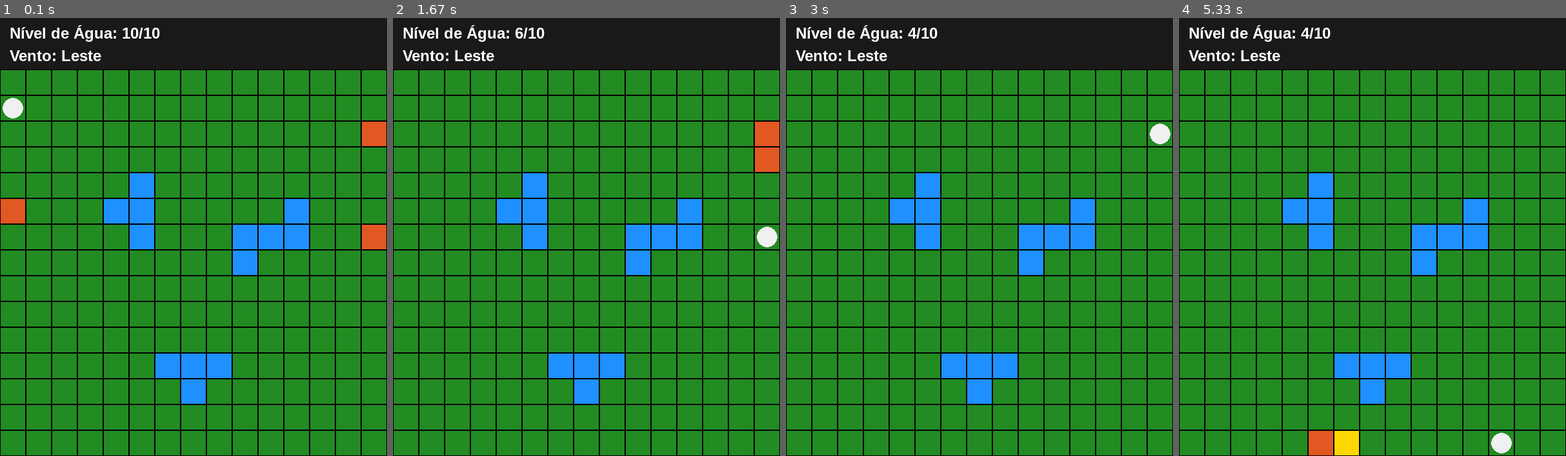
Above: before the commit, frames 1-4 (left to right).
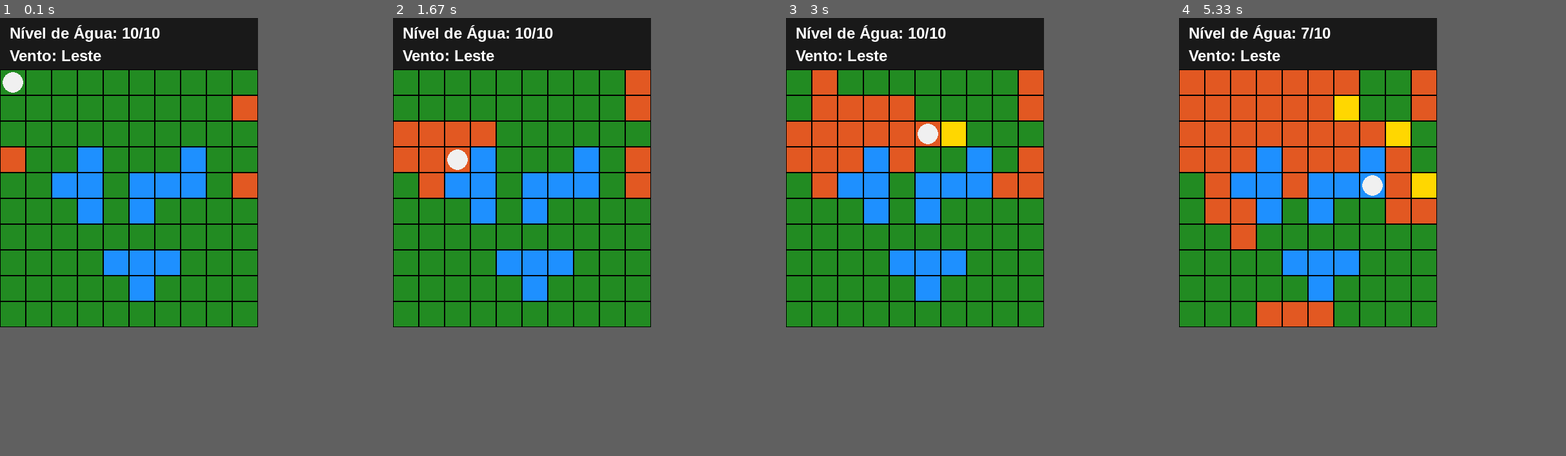
Above: after the commit, the same moments.

Repository: joaofamello/operacao-drone-ia
Game: pygame game, started from main_pygame.py
Two runs of this game, one before a commit and one after it. Both use one fixed random seed, a clock stepped at 60 frames per second and the inputs below.
Inputs:
- Up to frame 1 (0.1 s): no input
- Up to frame 2 (1.67 s): no input
- Up to frame 3 (3 s): no input
- Up to frame 4 (5.33 s): no input
In our replay, the window is 600x680 before the commit and 400x480 after it. These sizes can differ from the game's own. Grey fills any space a smaller window leaves; there, only what the larger window draws over its background counts as a difference.

The runs differ from the first frame. In frame 1, 19% of the frame differs, in the area x 0-100%, y 0-100%; in frame 2, 22%; in frame 3, 25%; in frame 4, 33%.

Commit message:
refactor: resolvendo o problema de reward hacking

Diff:
--- a/agent_qlearning.py
+++ b/agent_qlearning.py
@@ -1,22 +1,19 @@
 import random
+
 
 class AgenteQLearning:
     def __init__(self, alpha=0.1, gamma=0.9, epsilon=1.0, epsilon_min=0.01, epsilon_decay=0.995):
-        # a tabela Q, onde o conhecimento fica armazenado
         self.q_table = {}
-
-        # hiperparâmetros do aprendizado
-        self.alpha = alpha  # Taxa de aprendizado
-        self.gamma = gamma  # Fator de desconto (foco no futuro)
-        self.epsilon = epsilon  # Taxa de exploração inicial (1.0 = 100% aleatório)
-        self.epsilon_min = epsilon_min  # Mínimo de aleatoriedade
-        self.epsilon_decay = epsilon_decay  # Velocidade que ele deixa de ser aleatório
-
+        self.alpha = alpha
+        self.gamma = gamma
+        self.epsilon = epsilon
+        self.epsilon_min = epsilon_min
+        self.epsilon_decay = epsilon_decay
         self.acoes = ['w', 's', 'a', 'd', 'e', 'r']
 
-        # memória de curto prazo para a Equação de Bellman
         self.estado_anterior = None
         self.acao_anterior = None
+        self.distancia_anterior = float('inf')
 
     def calcular_distancia(self, pos1, pos2):
         return abs(pos1[0] - pos2[0]) + abs(pos1[1] - pos2[1])
@@ -31,91 +28,85 @@
                     if dist < menor_dist:
                         menor_dist = dist
                         alvo = [i, j]
-        return alvo
+        return alvo, menor_dist
 
-    def obter_direcao(self, drone_pos, alvo_pos):
-        if alvo_pos is None: return "Nenhum"
-        if drone_pos == alvo_pos: return "No_Alvo"
-
-        dl = alvo_pos[0] - drone_pos[0]
-        dc = alvo_pos[1] - drone_pos[1]
-
-        if abs(dl) > abs(dc):
-            return "Sul" if dl > 0 else "Norte"
-        else:
-            return "Leste" if dc > 0 else "Oeste"
+    def obter_vetor(self, drone_pos, alvo_pos):
+        """Retorna a direção como um vetor simples (-1, 0 ou 1) nos eixos Y e X."""
+        if alvo_pos is None: return (0, 0)
+        dy = 0 if alvo_pos[0] == drone_pos[0] else (1 if alvo_pos[0] > drone_pos[0] else -1)
+        dx = 0 if alvo_pos[1] == drone_pos[1] else (1 if alvo_pos[1] > drone_pos[1] else -1)
+        return (dy, dx)
 
     def observar_estado(self, env):
+        # O estado agora é focado: Ele só olha para o alvo que importa (Fogo ou Água)
         tanque = "Com_Agua" if env.agua_atual > 0 else "Vazio"
 
-        fogo_pos = self.encontrar_alvo(env.grid, env.drone_pos, env.tamanho, [2, 4])
-        dir_fogo = self.obter_direcao(env.drone_pos, fogo_pos)
+        if tanque == "Com_Agua":
+            alvo_pos, dist = self.encontrar_alvo(env.grid, env.drone_pos, env.tamanho, [2, 4])
+        else:
+            alvo_pos, dist = self.encontrar_alvo(env.grid, env.drone_pos, env.tamanho, [3])
 
-        agua_pos = self.encontrar_alvo(env.grid, env.drone_pos, env.tamanho, [3])
-        dir_agua = self.obter_direcao(env.drone_pos, agua_pos)
+        dy, dx = self.obter_vetor(env.drone_pos, alvo_pos)
 
-        return (tanque, dir_fogo, dir_agua)
+        # O estado agora tem apenas 18 combinações (Ex: "Com_Agua", 1, -1)
+        return (tanque, dy, dx), dist
 
     def inicializar_estado(self, estado):
         if estado not in self.q_table:
             self.q_table[estado] = {a: 0.0 for a in self.acoes}
 
-    def calcular_recompensa(self, estado, acao):
-        tanque, dir_fogo, dir_agua = estado
-
-        # recompensas e punições finais
-        if acao == 'e':
-            return 100 if tanque == "Com_Agua" and dir_fogo == "No_Alvo" else -10
-        if acao == 'r':
-            return 100 if tanque == "Vazio" and dir_agua == "No_Alvo" else -10
-
-        # recompensas de movimentação
-        if tanque == "Com_Agua":
-            if acao == 'w' and dir_fogo == "Norte": return 5
-            if acao == 's' and dir_fogo == "Sul": return 5
-            if acao == 'a' and dir_fogo == "Oeste": return 5
-            if acao == 'd' and dir_fogo == "Leste": return 5
-        else:
-            if acao == 'w' and dir_agua == "Norte": return 5
-            if acao == 's' and dir_agua == "Sul": return 5
-            if acao == 'a' and dir_agua == "Oeste": return 5
-            if acao == 'd' and dir_agua == "Leste": return 5
-
-        # punição padrão por dar um passo errado ou inútil
-        return -1
-
     def agir(self, env):
-        estado_atual = self.observar_estado(env)
+        estado_atual, dist_atual = self.observar_estado(env)
         self.inicializar_estado(estado_atual)
 
-        # condição de descanso (Se o mapa estiver limpo)
-        if estado_atual[1] == "Nenhum" and estado_atual[0] == "Com_Agua":
+        if self.estado_anterior is not None:
+            tanque_antigo, dy_antigo, dx_antigo = self.estado_anterior
+            recompensa = 0
+
+            # 1. Avalia se a interação foi um sucesso total (Vitória)
+            if self.acao_anterior == 'e':
+                if tanque_antigo == "Com_Agua" and dy_antigo == 0 and dx_antigo == 0:
+                    recompensa = 100
+                else:
+                    recompensa = -10  # Punição por desperdiçar o turno apertando E à toa
+
+            elif self.acao_anterior == 'r':
+                if tanque_antigo == "Vazio" and dy_antigo == 0 and dx_antigo == 0:
+                    recompensa = 100
+                else:
+                    recompensa = -10
+
+                    # 2. Avalia a movimentação pelo delta de distância (Progresso Anti-Hack)
+            else:
+                if dist_atual < self.distancia_anterior:
+                    recompensa = 10  # Passo perfeito na direção certa
+                else:
+                    recompensa = -10  # Afastou ou bateu na parede
+
+            # Equação de Bellman
+            q_antigo = self.q_table[self.estado_anterior][self.acao_anterior]
+            max_q_novo = max(self.q_table[estado_atual].values())
+            novo_q = q_antigo + self.alpha * (recompensa + self.gamma * max_q_novo - q_antigo)
+            self.q_table[self.estado_anterior][self.acao_anterior] = novo_q
+
+        # Decaimento do Epsilon (Fica cada vez mais inteligente e menos aleatório)
+        if self.epsilon > self.epsilon_min:
+            self.epsilon *= self.epsilon_decay
+
+        # Se o mapa está limpo, descansa
+        if estado_atual[1] == 0 and estado_atual[2] == 0 and estado_atual[0] == "Com_Agua" and dist_atual == float(
+                'inf'):
             self.estado_anterior = None
             return 'aguardar'
 
-        # atualiza a Tabela Q com base no que aconteceu no turno passado (Equação de Bellman)
-        if self.estado_anterior is not None:
-            recompensa = self.calcular_recompensa(self.estado_anterior, self.acao_anterior)
-
-            q_antigo = self.q_table[self.estado_anterior][self.acao_anterior]
-            max_q_novo = max(self.q_table[estado_atual].values())
-
-            # a fórmula mágica do Q-Learning:
-            novo_q = q_antigo + self.alpha * (recompensa + self.gamma * max_q_novo - q_antigo)
-            self.q_table[self.estado_anterior][self.acao_anterior] = novo_q
-
-        # decaimento do Epsilon (Fica menos aleatório com o tempo)
-        if self.epsilon > self.epsilon_min:
-            self.epsilon *= self.epsilon_decay
-
-        # política Epsilon-Greedy (Explorar x Explorar)
+        # Escolhe a Ação
         if random.random() < self.epsilon:
             acao_escolhida = random.choice(self.acoes)
         else:
             acao_escolhida = max(self.q_table[estado_atual], key=self.q_table[estado_atual].get)
 
-        # salva o estado atual na memória para avaliar no próximo turno
         self.estado_anterior = estado_atual
         self.acao_anterior = acao_escolhida
+        self.distancia_anterior = dist_atual
 
         return acao_escolhida
--- a/main_pygame.py
+++ b/main_pygame.py
@@ -2,14 +2,15 @@
 
 import pygame
 from environment import OperacaoDrone
-from agent_heuristico import AgenteHeuristico
+# from agent_heuristico import AgenteHeuristico
+from agent_qlearning import AgenteQLearning
 
 # iniciando o pygame
 pygame.init()
 
 # configurações da janela
 TAMANHO_BLOCO = 40
-TAMANHO_GRID = 15
+TAMANHO_GRID = 10
 LARGURA = TAMANHO_BLOCO * TAMANHO_GRID
 ALTURA_HUD = 80
 ALTURA_TOTAL = LARGURA + ALTURA_HUD
@@ -30,7 +31,7 @@
 relogio = pygame.time.Clock()
 
 env = OperacaoDrone(tamanho=TAMANHO_GRID)
-agente = AgenteHeuristico()
+agente = AgenteQLearning()
 
 def desenhar_ambiente(env):
     tela.fill(COR_FUNDO_HUD)
Not shown, changed: requirements.txt
